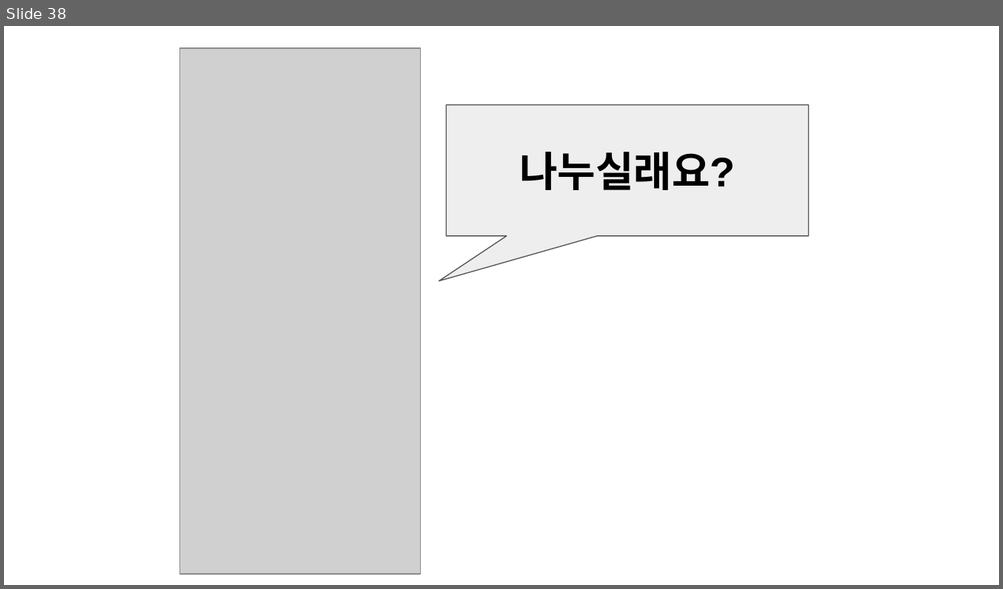
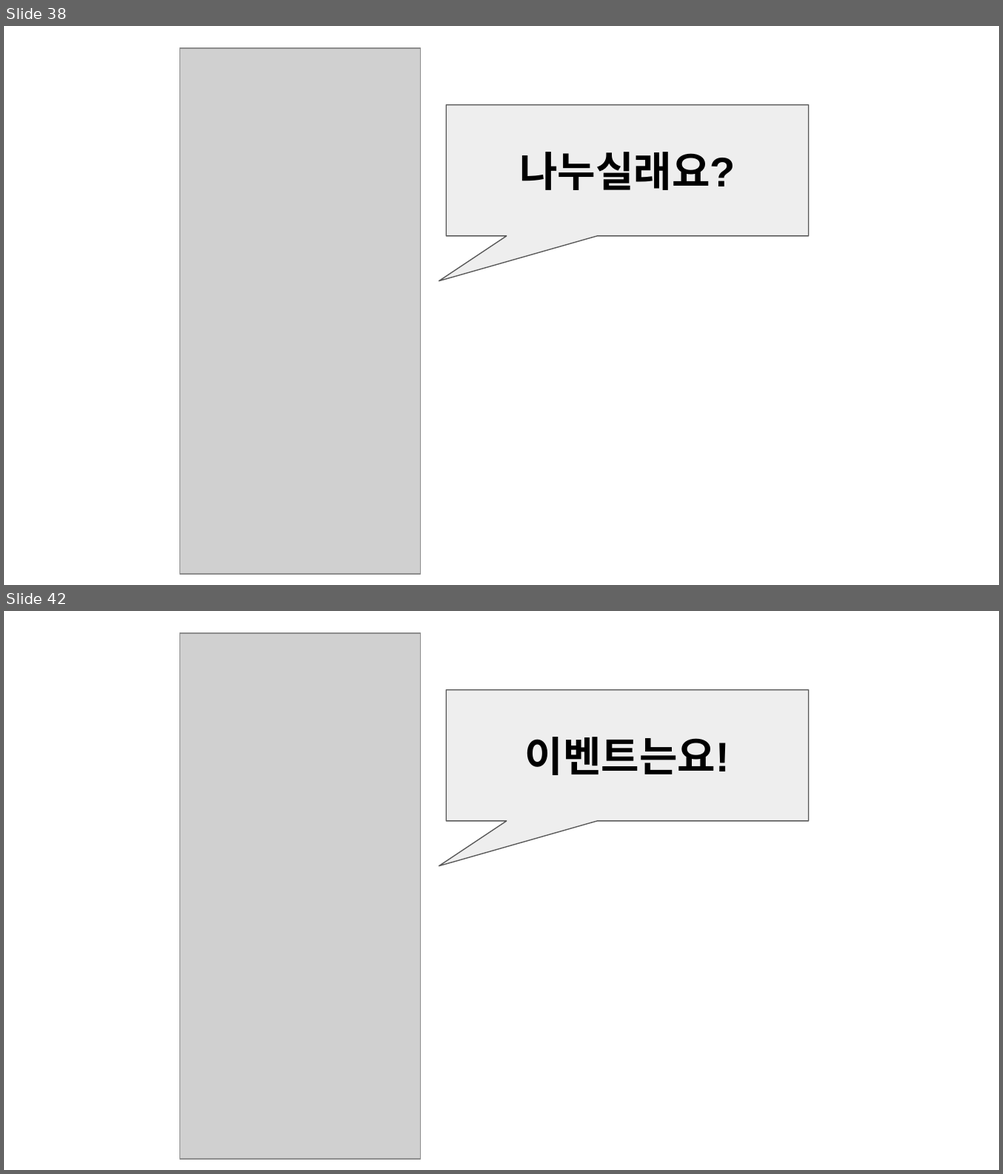
Before and after one commit to nicednjsdud/StudyHard, a slide deck: 댕댕로드.pptx. Shown one above the other, each under a label of ours: slide 38 before the commit, slides 38 and 42 after it; the slides between them are not shown. The pictures are 1003x589 and 1003x1174 pixels, drawn with LibreOffice and Linux fonts; fonts in the diff are those of the drawing; grey boxes stand for pictures. Boxes give left, top, right and bottom in pixels: in the first picture for what was removed or moved away, otherwise in the second. Text is boxed around its words. In the diff, an @@ line names an element or a change of style, - is before the commit and + after.

```diff
--- a/댕댕로드.pptx
+++ b/댕댕로드.pptx
@@ slide 42 added at [4,611,999,1170], background #FFFFFF @@
@@ picture added at [180,633,421,1159] @@
@@ speech box added at [446,689,808,821], fill #EEEEEE, outline #595959 0.75 pt, 30 pt, text #000000, bold @@
+이벤트는요!
```
Also in this commit, not shown: 4 slides changed, 1 other slide added.
